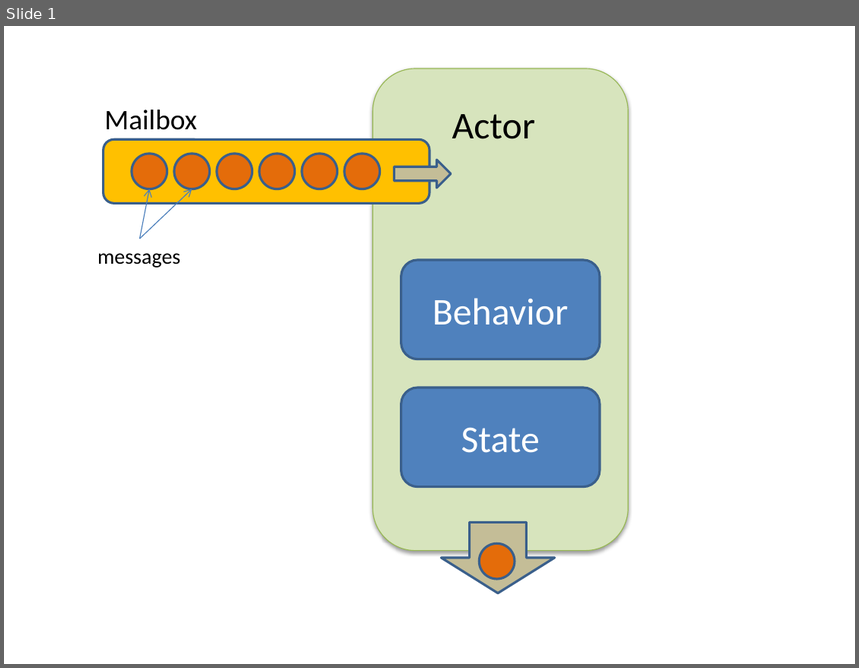
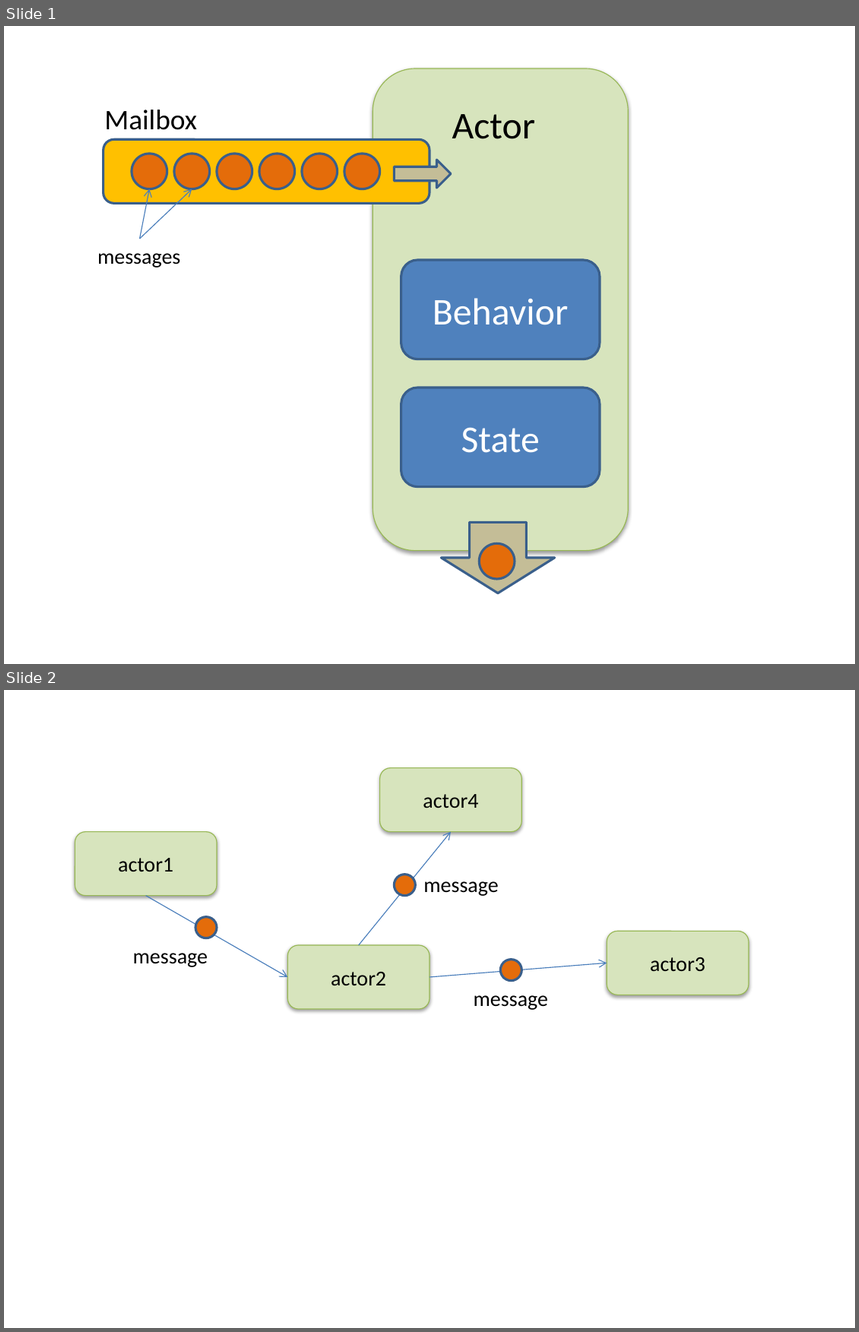
Before and after one commit to ajlopez/Talks, a slide deck: AktoresIntro/images/AktoresIntro.pptx. Shown one above the other, each under a label of ours: slide 1 before the commit, slides 1 and 2 after it. The pictures are 859x668 and 859x1332 pixels, drawn with LibreOffice and Linux fonts; fonts in the diff are those of the drawing. Boxes give left, top, right and bottom in pixels: in the first picture for what was removed or moved away, otherwise in the second. Text is boxed around its words. In the diff, an @@ line names an element or a change of style, - is before the commit and + after.

```diff
--- a/AktoresIntro/images/AktoresIntro.pptx
+++ b/AktoresIntro/images/AktoresIntro.pptx
@@ slide 2 added at (4, 690, 855, 1328), background #FFFFFF @@
@@ rounded rectangle added at (380, 768, 522, 832), fill #D7E4BD, outline #98B955 0.75 pt, 18 pt, text #000000 @@
+actor4
@@ rounded rectangle added at (75, 832, 217, 896), fill #D7E4BD, outline #98B955 0.75 pt, 18 pt, text #000000 @@
+actor1
@@ arrow added from (359, 945) to (451, 832), #4B7EBC 0.75 pt @@
@@ ellipse added at (394, 875, 415, 896), fill #E46C0A, outline #3A5F8C 2 pt @@
@@ text added at (424, 882, 498, 896), 18 pt, text #000000 @@
+message
@@ arrow added from (146, 896) to (287, 978), #4B7EBC 0.75 pt @@
@@ ellipse added at (196, 917, 217, 939), fill #E46C0A, outline #3A5F8C 2 pt @@
@@ rounded rectangle added at (607, 931, 749, 995), fill #D7E4BD, outline #98B955 0.75 pt, 18 pt, text #000000 @@
+actor3
@@ text added at (133, 953, 208, 967), 18 pt, text #000000 @@
+message
@@ rounded rectangle added at (287, 945, 430, 1009), fill #D7E4BD, outline #98B955 0.75 pt, 18 pt, text #000000 @@
+actor2
@@ ellipse added at (500, 960, 522, 981), fill #E46C0A, outline #3A5F8C 2 pt @@
@@ arrow added from (430, 978) to (607, 964), #4B7EBC 0.75 pt @@
@@ text added at (474, 996, 548, 1010), 18 pt, text #000000 @@
+message
```
Also in this commit, not shown: 1 other slide added, 5 other files.
